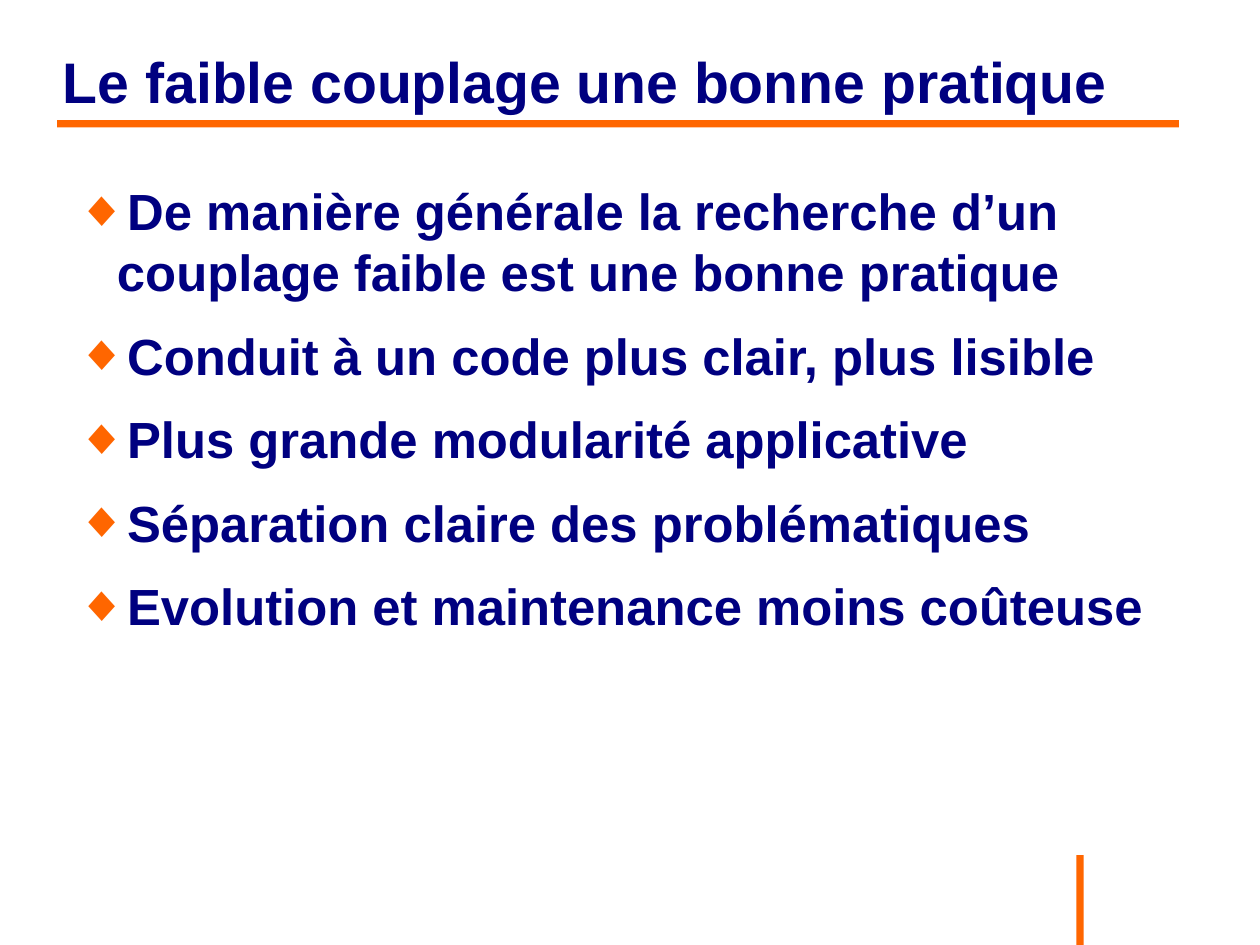
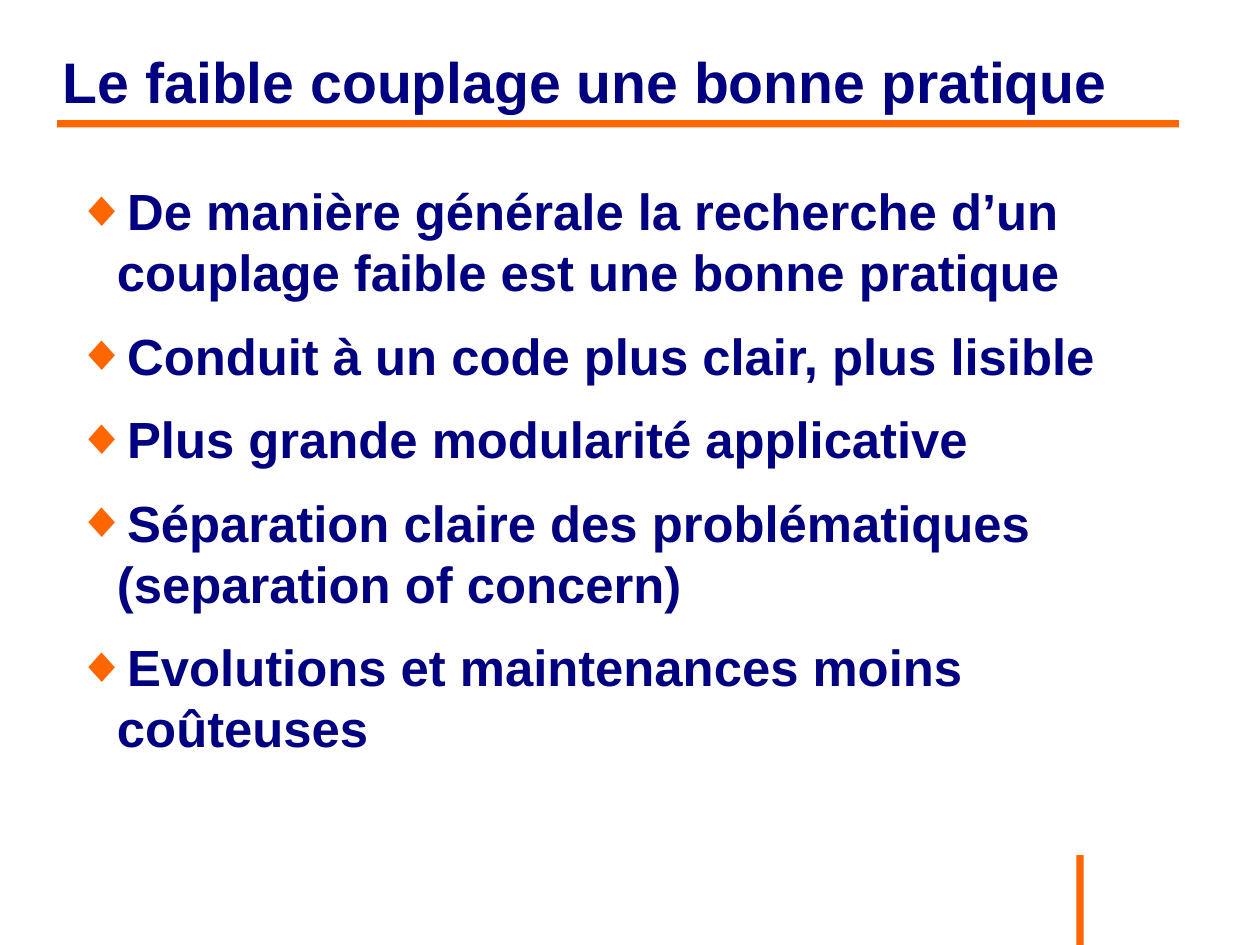
Before and after one commit to philphils/formation-spring, a slide deck: slide 12 of Documentation/diapo_formation_spring.odp. Drawn at 1260x945 pixels with LibreOffice and Linux fonts; fonts in the diff are those of the drawing; background and template pictures are left out. Boxes give left, top, right and bottom in pixels: in the first picture for what was removed or moved away, otherwise in the second. Text is boxed around its words. In the diff, an @@ line names an element or a change of style, - is before the commit and + after.

```diff
--- a/Documentation/diapo_formation_spring.odp
+++ b/Documentation/diapo_formation_spring.odp
@@ text at (x1=117, y1=504, x2=1030, y2=748): text changed @@
-◆ Séparation claire des problématiques
-◆ Evolution et maintenance moins coûteuse
+◆ Séparation claire des problématiques (separation of concern)
+◆ Evolutions et maintenances moins coûteuses
```
Also in this commit, not shown: 2 other slides changed, 18 slides added.
